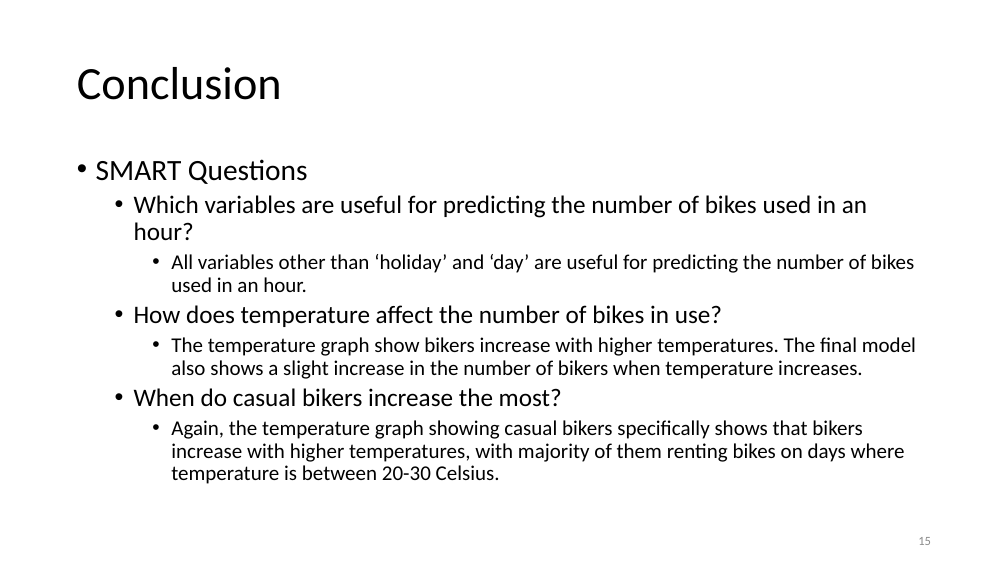
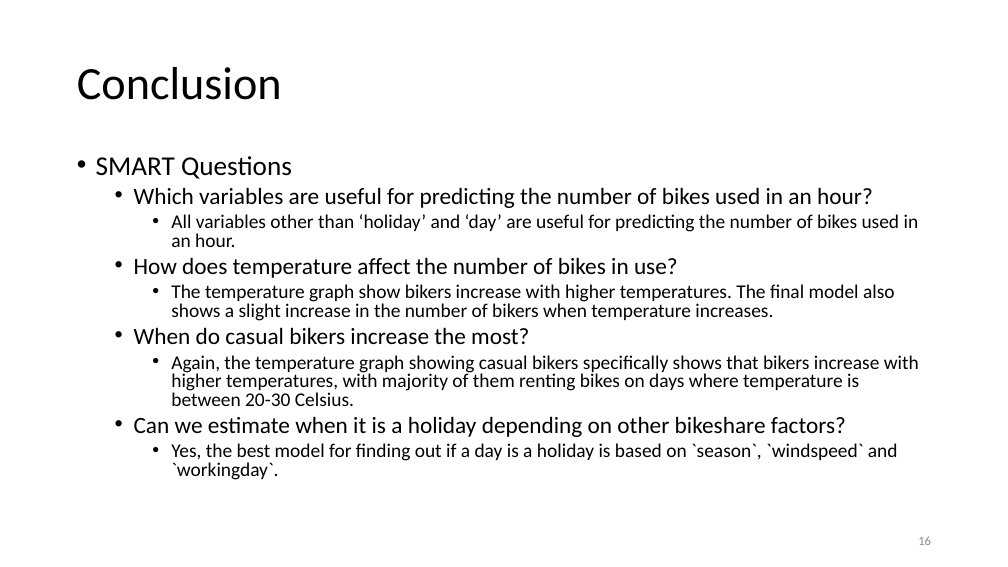
Before and after one commit to Modupeolawuraola/Group-Project-DAT-6101, a slide deck: slide 16 of Predicting Bike Sharing Demand in Cities - Final.pptx (slide 15 before the commit). Drawn at 1008x567 pixels with LibreOffice and Linux fonts; fonts in the diff are those of the drawing. Boxes give left, top, right and bottom in pixels: in the first picture for what was removed or moved away, otherwise in the second. Text is boxed around its words. In the diff, an @@ line names an element or a change of style, - is before the commit and + after.

```diff
--- a/Predicting Bike Sharing Demand in Cities - Final.pptx
+++ b/Predicting Bike Sharing Demand in Cities - Final.pptx
@@ text at [96,156,919,406]: size 28 to 25.9 pt in "SMART Questions"; size 24 to 22.2 pt in "Which variables are useful for predicting the ...", "How does temperature affect the number of ...", "When do casual bikers increase the most?"; size 20 to 18.5 pt in "All variables other than ‘holiday’ and ‘day’ ...", "The temperature graph show bikers increase with ...", "Again, the temperature graph showing casual bikers ..."; line spacing 0.9 to 0.8 @@
@@ text at [134,416,898,480]: paragraphs added @@
+  • Can we estimate when it is a holiday depending on other bikeshare factors?
+    • Yes, the best model for finding out if a day is a holiday is based on `season`, `windspeed` and `workingday`.
```
Also in this commit, not shown: 1 other slide changed, 1 slide added, 3 other files.
